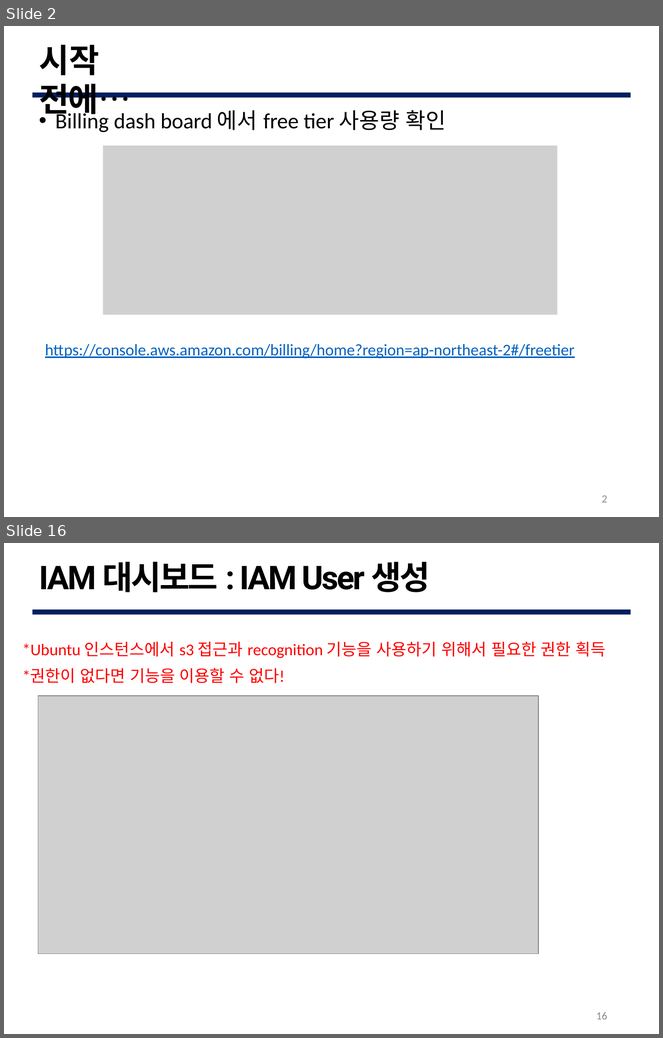
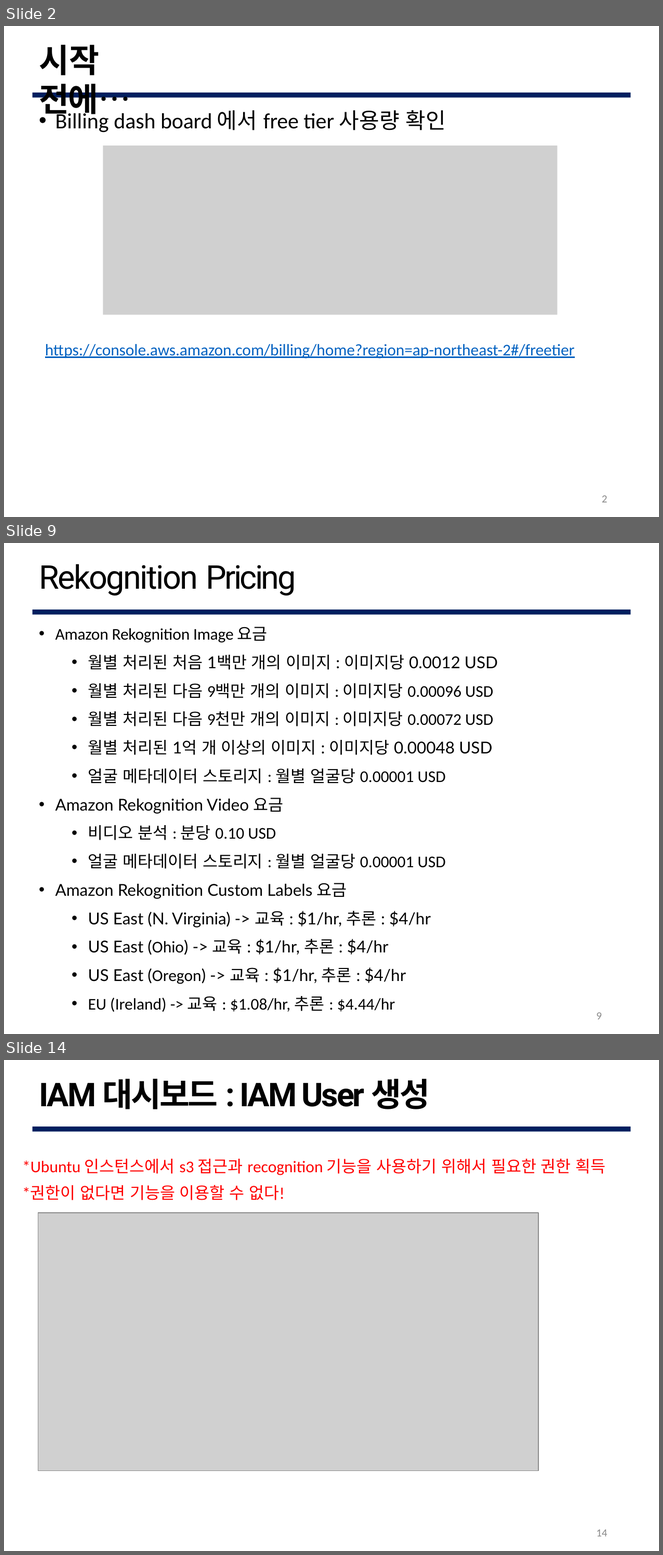
Before and after one commit to G0DCH/AWS_Rekognition_Slide, a slide deck: ppt/AWS Rekognition Slide.pptx. Shown one above the other, each under a label of ours: slides 2 and 16 before the commit, slides 2, 9 and 14 after it; the slides between them are not shown. The pictures are 663x1038 and 663x1555 pixels, drawn with LibreOffice and Linux fonts; fonts in the diff are those of the drawing; grey boxes stand for pictures; background and template pictures are left out. Boxes give left, top, right and bottom in pixels: in the first picture for what was removed or moved away, otherwise in the second. Text is boxed around its words. In the diff, an @@ line names an element or a change of style, - is before the commit and + after.

```diff
--- a/ppt/AWS Rekognition Slide.pptx
+++ b/ppt/AWS Rekognition Slide.pptx
@@ slide 9 added at <box>4,543,659,1034</box>, background #FFFFFF; not listed: 1 template element that a slide beside it also shows @@
@@ title added at <box>39,564,296,596</box>, 36 pt, text #000000 @@
+Rekognition Pricing
@@ text added at <box>55,627,498,1012</box>, 18 pt, text #000000 @@
+• Amazon Rekognition Image 요금
+  • 월별 처리된 처음 1백만 개의 이미지 : 이미지당 0.0012 USD
+  • 월별 처리된 다음 9백만 개의 이미지 : 이미지당 0.00096 USD
+  • 월별 처리된 다음 9천만 개의 이미지 : 이미지당 0.00072 USD
+  • 월별 처리된 1억 개 이상의 이미지 : 이미지당 0.00048 USD
+  • 얼굴 메타데이터 스토리지 : 월별 얼굴당 0.00001 USD
+• Amazon Rekognition Video 요금
+  • 비디오 분석 : 분당 0.10 USD
+  • 얼굴 메타데이터 스토리지 : 월별 얼굴당 0.00001 USD
+• Amazon Rekognition Custom Labels 요금
+  • US East (N. Virginia) -> 교육 : $1/hr, 추론 : $4/hr
+  • US East (Ohio) -> 교육 : $1/hr, 추론 : $4/hr
+  • US East (Oregon) -> 교육 : $1/hr, 추론 : $4/hr
+  • EU (Ireland) -> 교육 : $1.08/hr, 추론 : $4.44/hr
@@ page number added at <box>596,1013,602,1020</box>, 12 pt, text #888888 @@
+9
@@ what was slide 16 is now slide 14 @@
@@ page number at <box>596,1530,607,1537</box>: text changed @@
-16
+14
```
Also in this commit, not shown: 4 slides changed, 8 other slides added, 11 slides removed.
